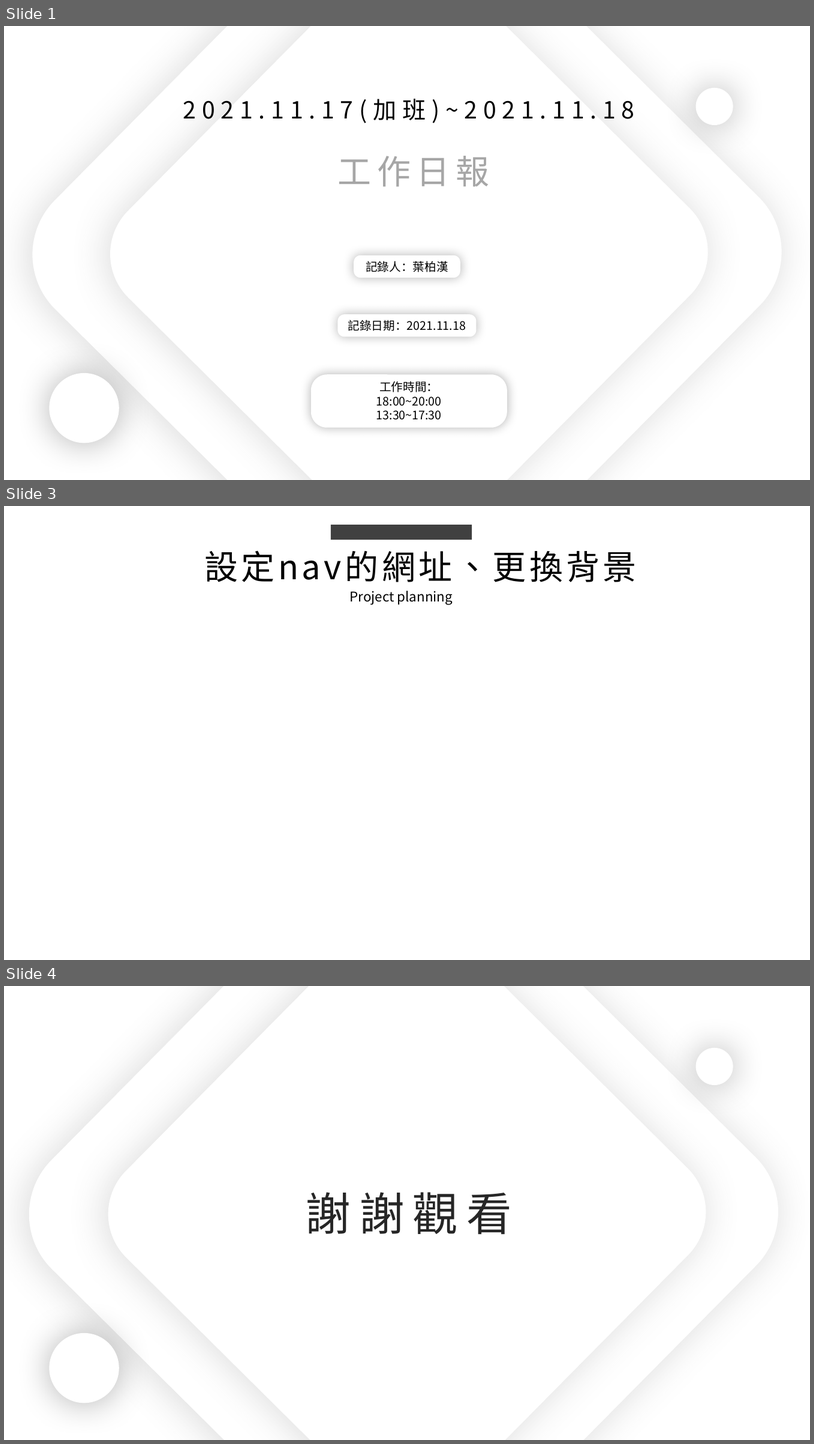
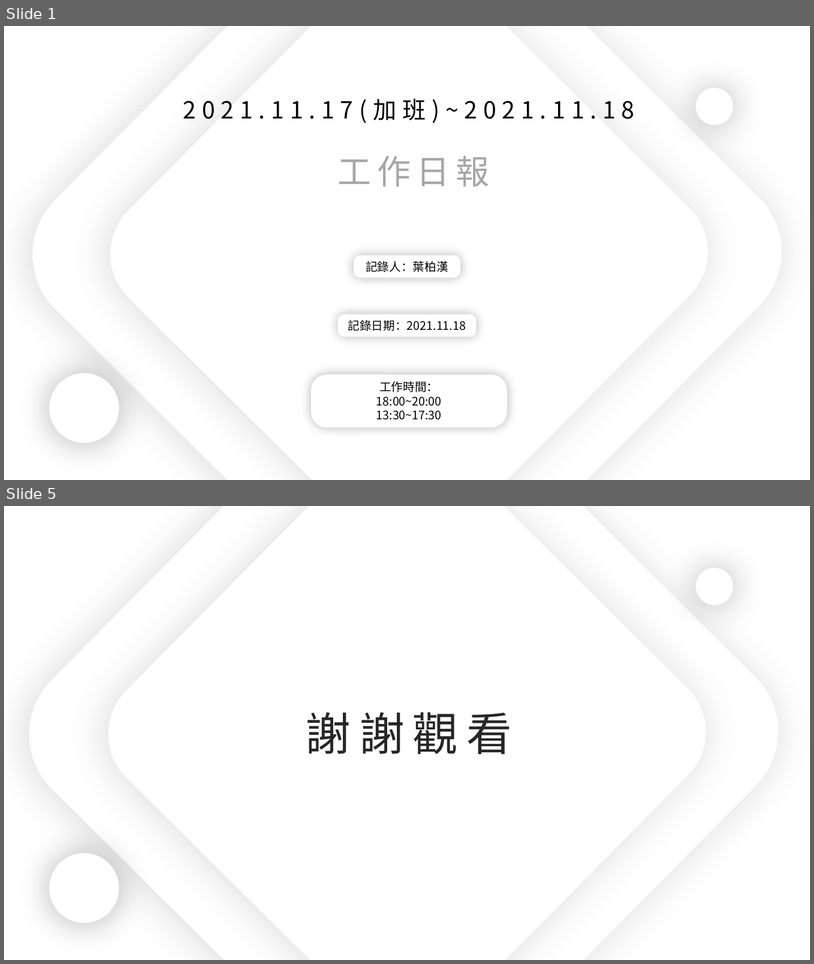
Before and after one commit to king637324/KnowledgeGreenhouseSystem, a slide deck: 工作日報_葉柏漢/2021.11/2021.11.17(加班)_2021.11.18工作日報_葉柏漢.pptx. Shown one above the other, each under a label of ours: slides 1, 3 and 4 before the commit, slides 1 and 5 after it; the slides between them are not shown. The pictures are 814x1444 and 814x964 pixels, drawn with LibreOffice and Linux fonts; fonts in the diff are those of the drawing. Boxes give left, top, right and bottom in pixels: in the first picture for what was removed or moved away, otherwise in the second. Text is boxed around its words. In the diff, an @@ line names an element or a change of style, - is before the commit and + after.

```diff
--- a/工作日報_葉柏漢/2021.11/2021.11.17(加班)_2021.11.18工作日報_葉柏漢.pptx
+++ b/工作日報_葉柏漢/2021.11/2021.11.17(加班)_2021.11.18工作日報_葉柏漢.pptx
@@ slide 3 removed at (4,506,810,960), background #FFFFFF @@
@@ rectangle removed at (331,525,472,540) @@
@@ text removed at (204,550,637,582) @@
-設定nav的網址、更換背景
@@ text removed at (350,591,453,604) @@
-Project planning
@@ what was slide 4 is now slide 5 @@
```
Also in this commit, not shown: 1 slide changed, 2 slides added, 1 other file.
